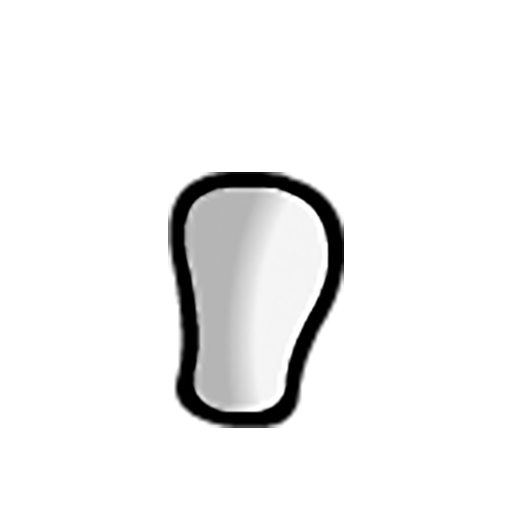
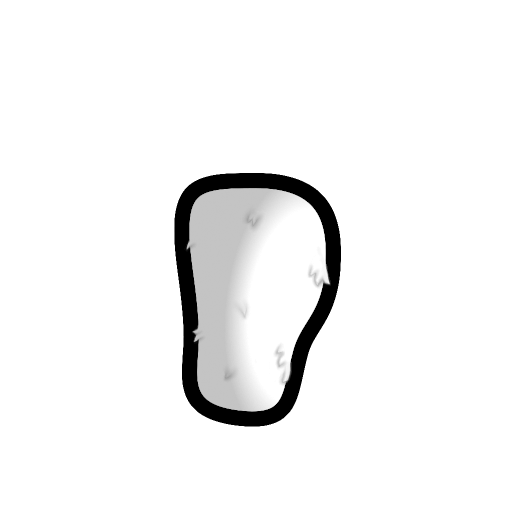
Layered file, before and after one edit (512x512). Changes by layer:
added group "base coat" with 2 layers above "white bg" over [168, 172, 344, 428]
added layer "Tufts_Male_east" in group "base coat" over [174, 173, 341, 427]
hid "Naked_Male_east", moved it into group "base coat", painted on it over [168, 172, 344, 428]